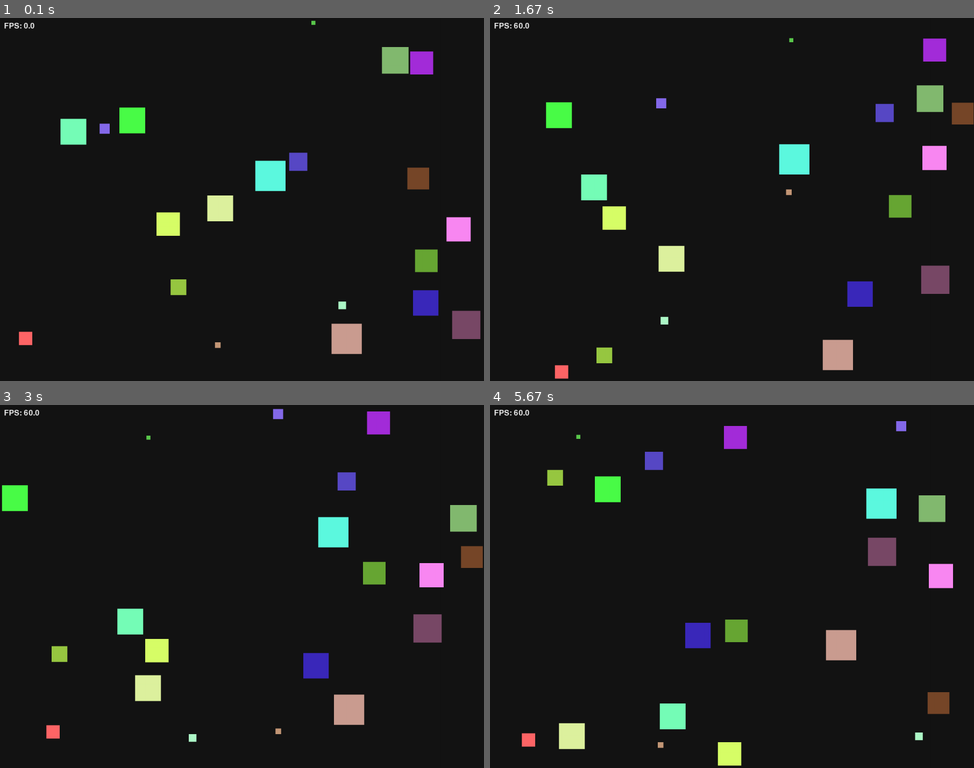
Above: before the commit, frames 1-4 (two rows, left to right).
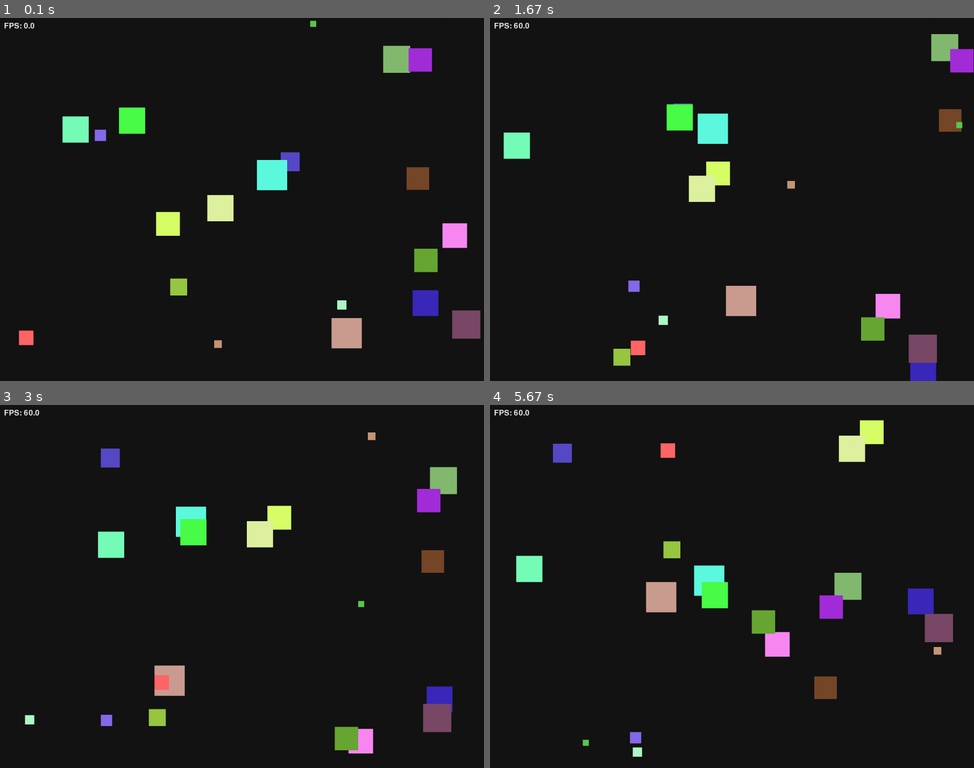
Above: after the commit, the same moments.

Repository: Meaow-09/lab8-pygame
Game: pygame game, started from main.py
Same seed, same stepped clock (60 frames per second), same inputs: the game is played once before the commit and once after it.
Inputs:
- Up to frame 1 (0.1 s): no input
- Up to frame 2 (1.67 s): no input
- Up to frame 3 (3 s): no input
- Up to frame 4 (5.67 s): no input

The runs differ from the first frame. In frame 1, 1.5% of the frame differs, in the area x 3-100%, y 0-93%; in frame 2, 11%; in frame 3, 11%; in frame 4, 11%, in the area x 5-96%, y 4-100%.

Commit message:
chasing behavior

Diff:
--- a/main.py
+++ b/main.py
@@ -12,9 +12,10 @@
 MAX_SPEED = 300.0  # 5.0 pixels/frame * 60 fps = 300 pixels/second
 MIN_LIFE_TIME = 10
 MAX_LIFE_TIME = 60
-MIN_SQUARE_SIZE = 10
+MIN_SQUARE_SIZE = 15
 MAX_SQUARE_SIZE = 75
-MIN_FLEE_DISTANCE = 30
+CHASING_FACTOR = 2
+MIN_DETECTION_RANGE = 40
 
 
 def init_game() -> tuple[pygame.Surface, pygame.time.Clock, pygame.font.Font]:
@@ -106,8 +107,7 @@
     return True
 
 
-def find_flee_direction(square: dict, square_snapshots: list, square_index: int) -> tuple[float, float] | None:
-    """Return a vector pointing away from the closest larger square nearby."""
+def find_closest_square(small: bool, square: dict, square_snapshots: list, square_index: int) -> tuple[float, float] | None:
     square_center_x = square["x"] + square["size"] / 2
     square_center_y = square["y"] + square["size"] / 2
     direction = None
@@ -118,33 +118,50 @@
             continue
 
         other_size = other[2]
-        if other_size <= square["size"]:
-            continue
+        if small:
+            if other_size < square["size"]:
+                continue
+        else:
+            if other_size > square["size"]:
+                continue
 
         other_center_x = other[0] + other_size / 2
         other_center_y = other[1] + other_size / 2
         x = square_center_x - other_center_x
         y = square_center_y - other_center_y
         distance = (x ** 2 + y ** 2) ** 0.5
-        flee_distance = (square["size"] + other_size) / 2 + MIN_FLEE_DISTANCE
-
-        if distance <= flee_distance and distance < min_distance:
+        detection_range = (square["size"] + other_size) / 2 + MIN_DETECTION_RANGE
+
+        if distance <= detection_range and distance < min_distance:
             min_distance = distance
             direction = (x, y)
-
+    if direction and not small:
+        direction = (direction[0] * CHASING_FACTOR * -1, direction[1] * CHASING_FACTOR * -1)
     return direction
 
 
-def flee(square: dict, square_snapshots: list, square_index: int):
+def calculate_new_direction(square: dict, square_snapshots: list, square_index: int):
     """Adjust a square's velocity so it keeps its speed while fleeing."""
     speed = (square["vx"] ** 2 + square["vy"] ** 2) ** 0.5
-    direction = find_flee_direction(square, square_snapshots, square_index)
-    if direction is not None:
-        speed_direction = (direction[0] ** 2 + direction[1] ** 2) ** 0.5
-
+    speed_xy = None
+    flee_direction = find_closest_square(True, square, square_snapshots, square_index)
+    chase_direction = find_closest_square(False, square, square_snapshots, square_index)
+    if flee_direction and chase_direction is None:
+        speed_xy = (square["vx"], square["vy"])
+        return speed_xy
+    elif flee_direction is None:
+        return chase_direction
+    elif chase_direction is None:
+        return flee_direction
+    else:
+        vx = flee_direction[0] - chase_direction[0]
+        vy = flee_direction[1] - chase_direction[1]
+        speed_direction = (vx ** 2 + vy ** 2) ** 0.5
         if speed_direction > 0:
-            square["vx"] = direction[0] / speed_direction * speed
-            square["vy"] = direction[1] / speed_direction * speed
+            vx = vx / speed_direction * speed
+            vy = vy / speed_direction * speed
+            speed_xy = (vx, vy)
+    return speed_xy
 
 
 def update_squares(squares: list[dict], delta_time: float) -> None:
@@ -170,7 +187,10 @@
             bounce_square_on_edges(square)
 
     for square_index, square in enumerate(squares):
-        flee(square, square_snapshots, square_index)
+        speed_xy = calculate_new_direction(square, square_snapshots, square_index)
+        if speed_xy:
+            square["vx"] = speed_xy[0]
+            square["vy"] = speed_xy[1]
 
 
 def draw_scene(screen: pygame.Surface, squares: list[dict], hud_font, fps) -> None:
Not shown, changed: MY_NOTES.md
